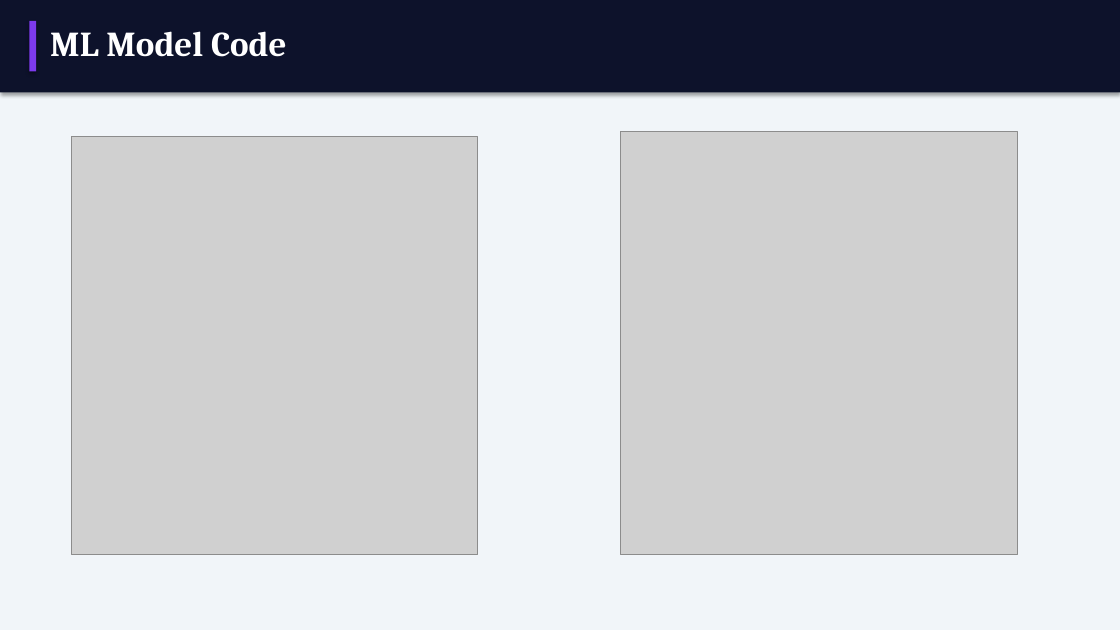
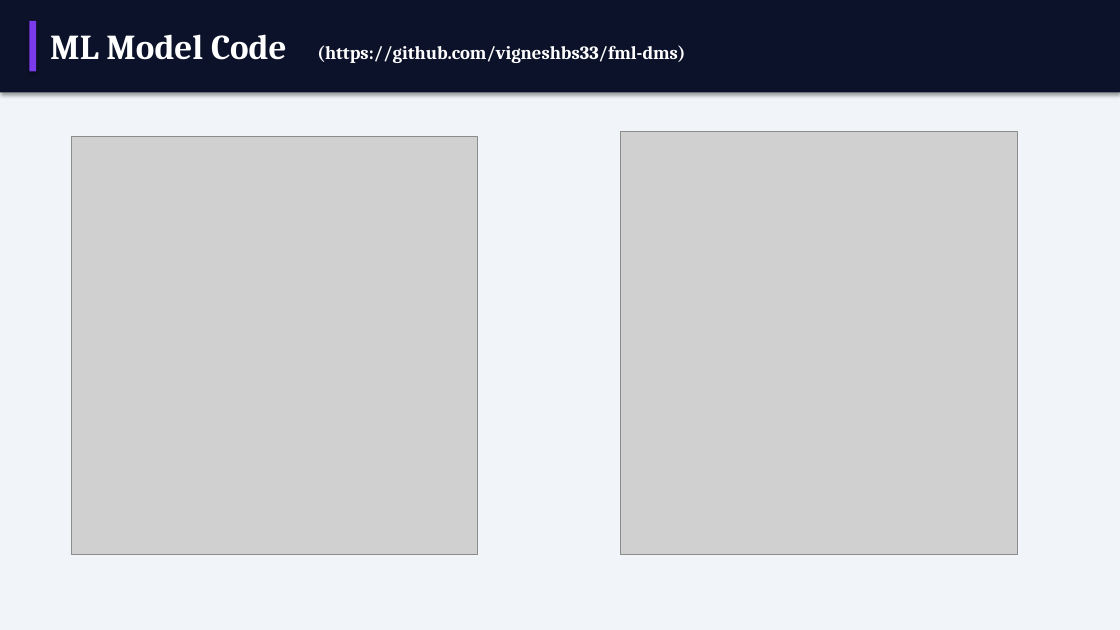
Before and after one commit to vigneshbs33/fml-dms, a slide deck: slide 14 of DMS_Functions_in_ML_Group9.pptx. Drawn at 1120x630 pixels with LibreOffice and Linux fonts; fonts in the diff are those of the drawing; grey boxes stand for pictures. Boxes give left, top, right and bottom in pixels: in the first picture for what was removed or moved away, otherwise in the second. Text is boxed around its words. In the diff, an @@ line names an element or a change of style, - is before the commit and + after.

```diff
--- a/DMS_Functions_in_ML_Group9.pptx
+++ b/DMS_Functions_in_ML_Group9.pptx
@@ text at <box>50,34,685,63</box>: text changed; size 30 to 16 pt @@
-ML Model Code
+ML Model Code (https://github.com/vigneshbs33/fml-dms)
```
Also in this commit, not shown: 1 other slide changed, 2 other files.
